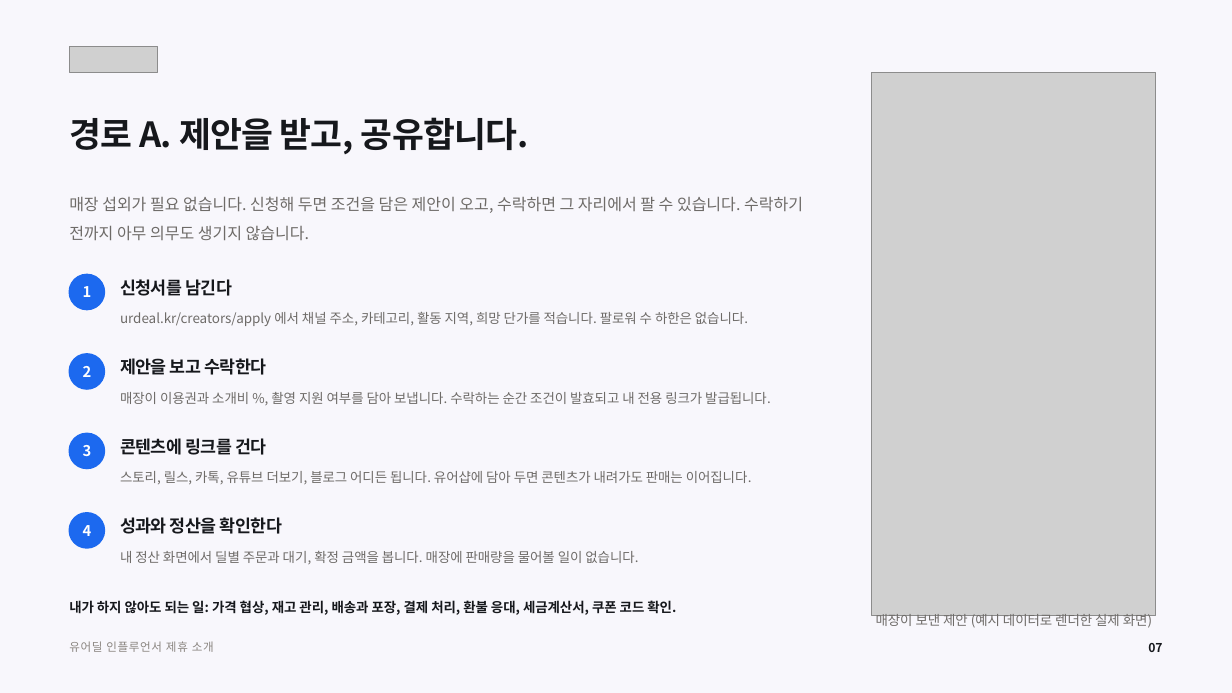
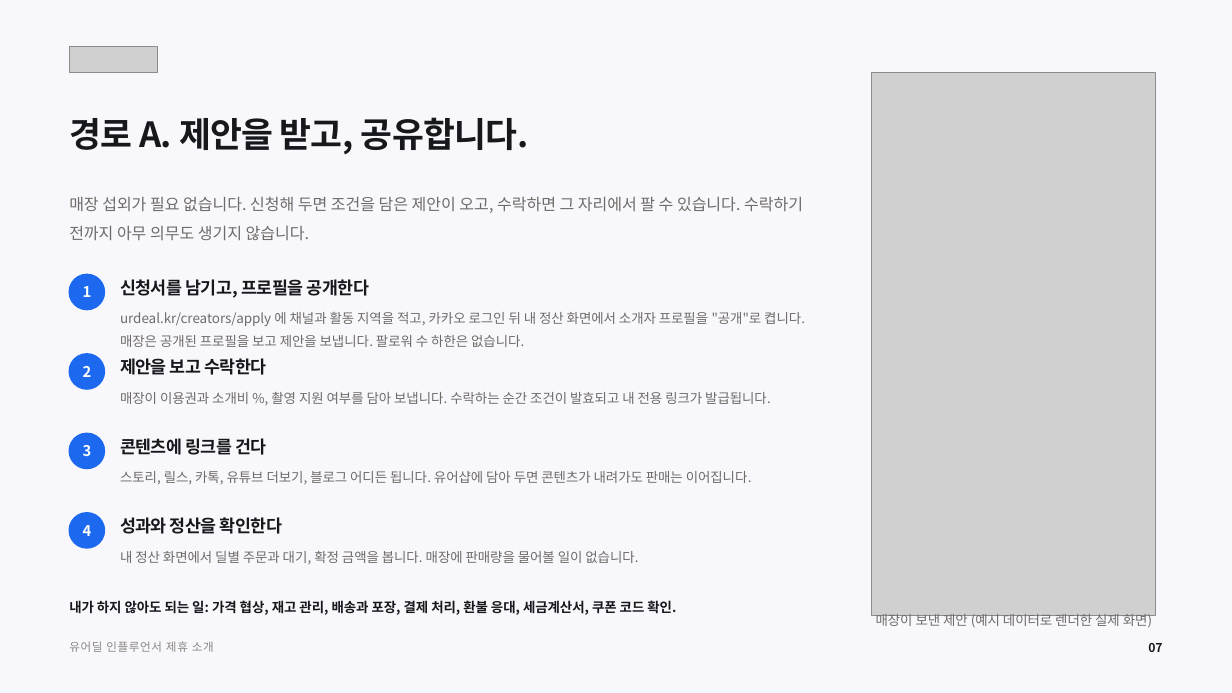
Before and after one commit to tobe2111/ur-live, a slide deck: slide 7 of docs/business/proposals/urdeal-influencer-deck.pptx. Drawn at 1232x693 pixels with LibreOffice and Linux fonts; fonts in the diff are those of the drawing; grey boxes stand for pictures. Boxes give left, top, right and bottom in pixels: in the first picture for what was removed or moved away, otherwise in the second. Text is boxed around its words. In the diff, an @@ line names an element or a change of style, - is before the commit and + after.

```diff
--- a/docs/business/proposals/urdeal-influencer-deck.pptx
+++ b/docs/business/proposals/urdeal-influencer-deck.pptx
@@ text at (x1=120, y1=279, x2=369, y2=298): text changed @@
-신청서를 남긴다
+신청서를 남기고, 프로필을 공개한다
@@ text at (x1=120, y1=312, x2=805, y2=347): text changed @@
-urdeal.kr/creators/apply 에서 채널 주소, 카테고리, 활동 지역, 희망 단가를 적습니다. 팔로워 수 하한은 없습니다.
+urdeal.kr/creators/apply 에 채널과 활동 지역을 적고, 카카오 로그인 뒤 내 정산 화면에서 소개자 프로필을 "공개"로 켭니다. 매장은 공개된 프로필을 보고 제안을 보냅니다. 팔로워 수 하한은 없습니다.
```
Also in this commit, not shown: 4 other slides changed, 12 other files.
